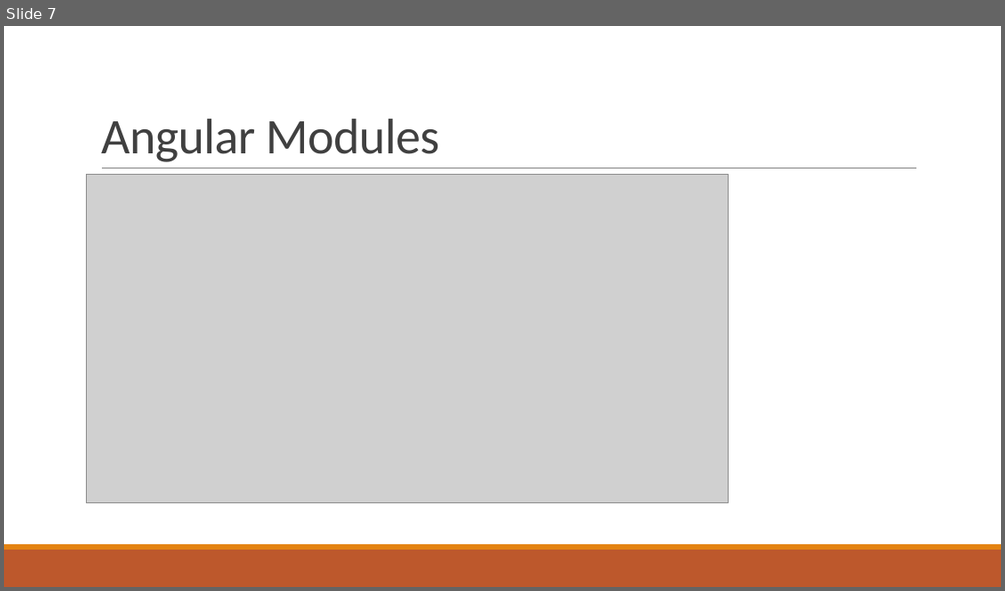
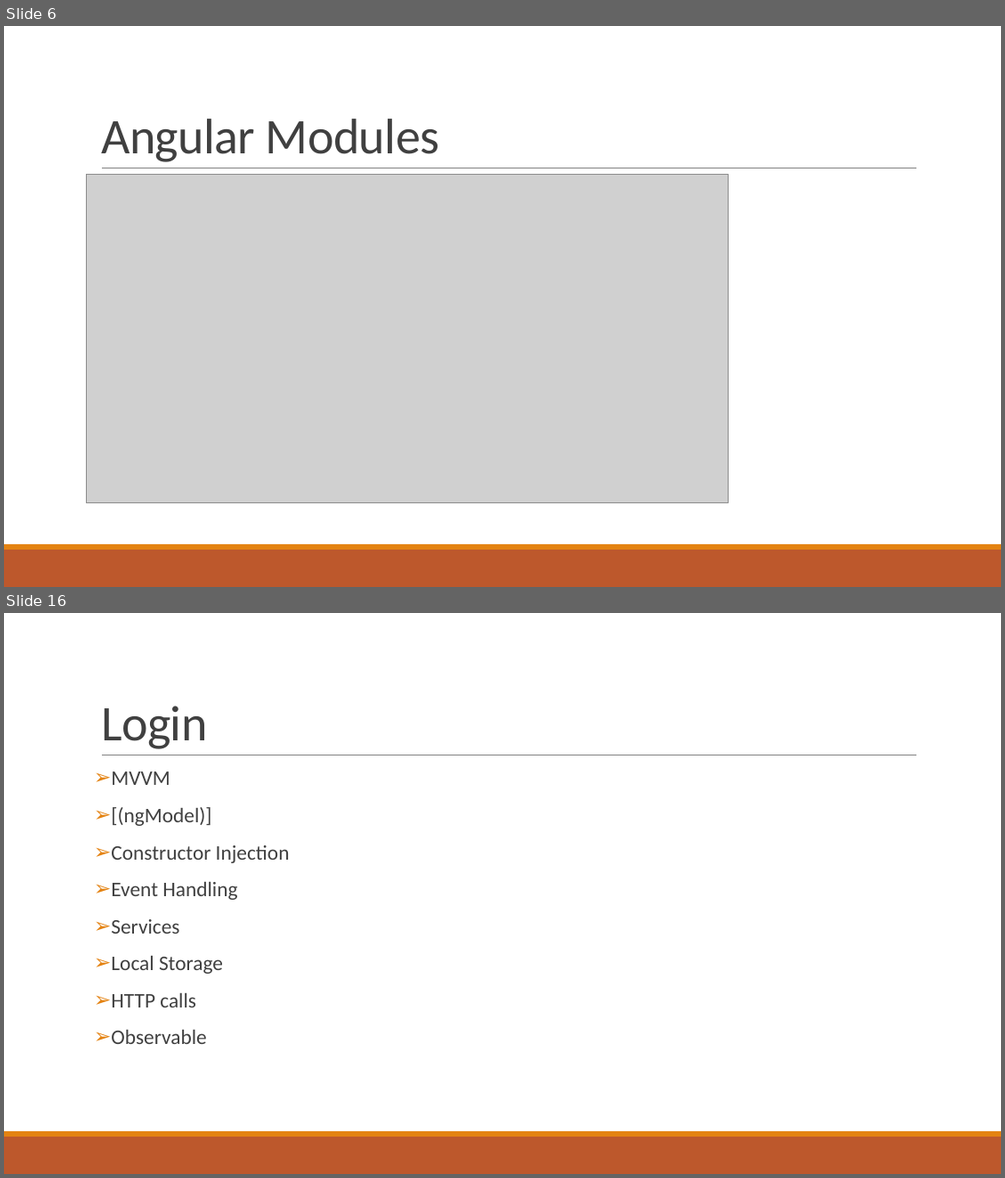
Before and after one commit to ozgurkaplan/KocAkademiAngularStarter, a slide deck: KocAkademi Angular.pptx. Shown one above the other, each under a label of ours: slide 7 before the commit, slides 6 and 16 after it; the slides between them are not shown. The pictures are 1005x591 and 1005x1178 pixels, drawn with LibreOffice and Linux fonts; fonts in the diff are those of the drawing; grey boxes stand for pictures. Boxes give left, top, right and bottom in pixels: in the first picture for what was removed or moved away, otherwise in the second. Text is boxed around its words. In the diff, an @@ line names an element or a change of style, - is before the commit and + after.

```diff
--- a/KocAkademi Angular.pptx
+++ b/KocAkademi Angular.pptx
@@ slide 16 added at (x1=4, y1=613, x2=1001, y2=1174), background #FFFFFF; not listed: 3 template elements that a slide beside it also shows @@
@@ title added at (x1=101, y1=706, x2=207, y2=749), 48 pt, text #404040 @@
+Login
@@ text added at (x1=111, y1=771, x2=290, y2=1044), 20 pt, text #404040 @@
+➢ MVVM
+➢ [(ngModel)]
+➢ Constructor Injection
+➢ Event Handling
+➢ Services
+➢ Local Storage
+➢ HTTP calls
+➢ Observable
@@ what was slide 7 is now slide 6 @@
```
Also in this commit, not shown: 12 other slides added, 2 slides removed.
